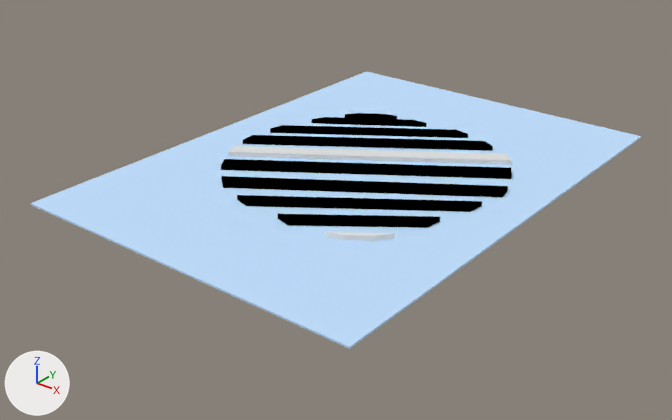
Two versions of the Blender file untitled.blend, one commit apart.
Camera for both pictures: a 50 mm lens placed at (2.49, -3.2, 1.85), pointed at (-0.07, 0.0, -0.13). The lights are fixed; the arrows at lower left show +X, +Y and +Z.
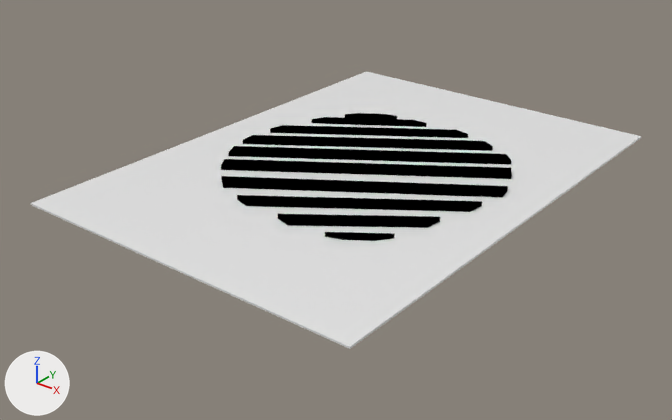
The change in detail:
me_cube_001 has 8 vertices, 6 faces and spans x -0.91..0.91, y -1.25..1.25, z 0.03.
me_cube_001 no longer uses material mat_material_001 (blue #c2e0ff).
me_cube_001 now uses material mat_material (white #e7e7e7).
me_cube_002 has 8 vertices, 6 faces and spans x -0.655..0.535, y -0.486..0.357, z -0.011..0.011.
me_cube_002 no longer uses material mat_material (white #e7e7e7).
me_cube_002 now uses material mat_material_002 (black #000000).
me_cube_011 has 8 vertices, 6 faces and spans x -0.115..0.128, y -0.105..0.054, z -0.011..0.011.
me_cube_011 no longer uses material mat_material (white #e7e7e7).
me_cube_011 now uses material mat_material_002 (black #000000).

Boxes (x1, y1, x2, y2) around the edits, measured in the pictures (672 x 420 px):
'Cube', recoloured (blue to white)
    both: (31, 71, 641, 349)
'Cube.001', recoloured (white to black)
    both: (229, 146, 511, 165)
'Cube.010', recoloured (white to black)
    both: (325, 232, 395, 241)
